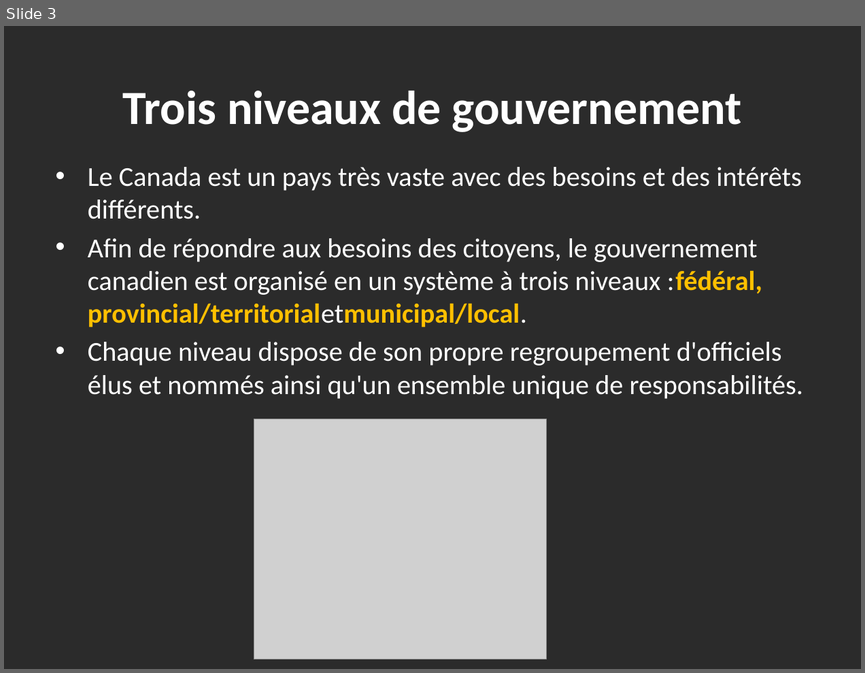
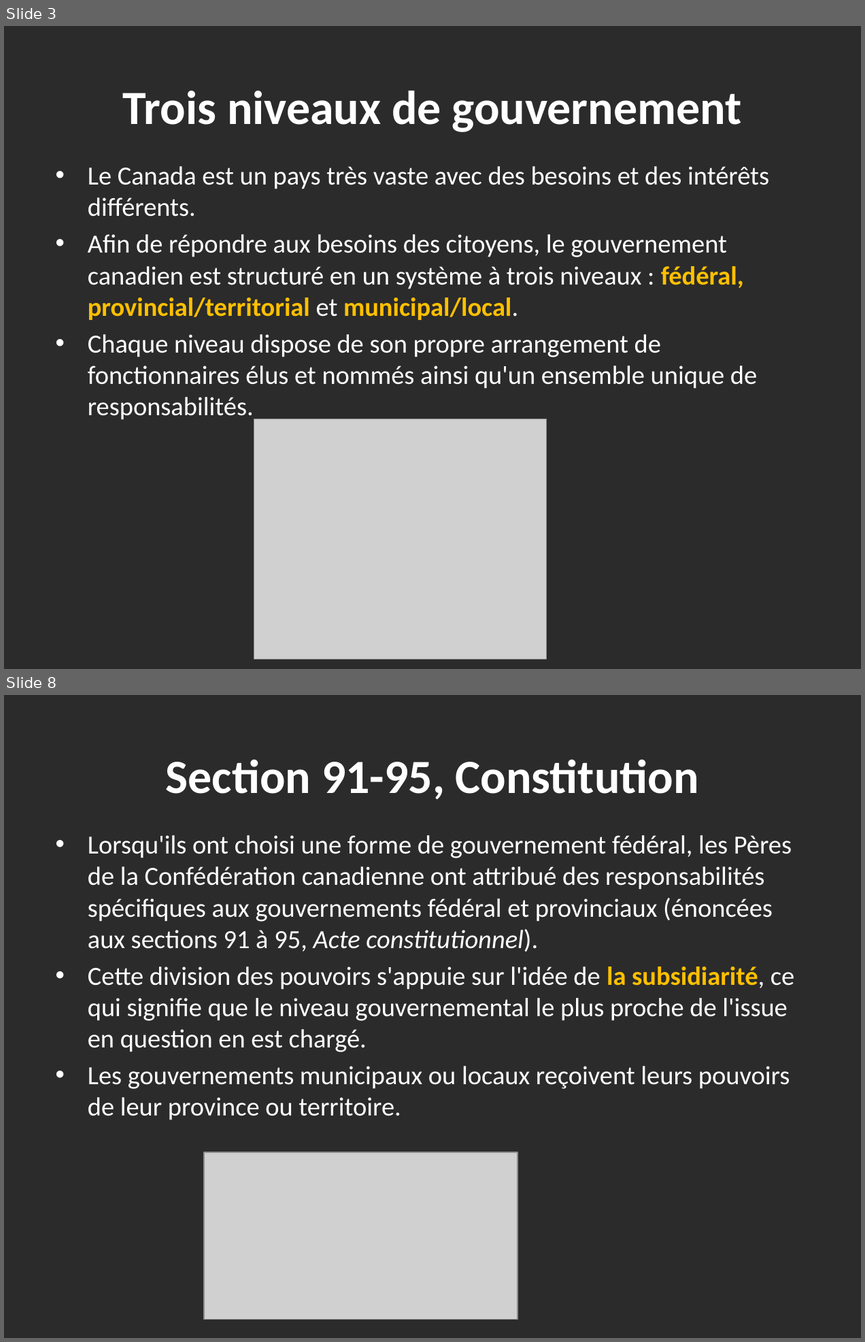
Before and after one commit to haomengqi00709/TranslationAPP, a slide deck: Output_ppt/PPT-3-Government-in-Canada1 (1)_fr_new_layout.pptx. Shown one above the other, each under a label of ours: slide 3 before the commit, slides 3 and 8 after it; the slides between them are not shown. The pictures are 865x673 and 865x1342 pixels, drawn with LibreOffice and Linux fonts; fonts in the diff are those of the drawing; grey boxes stand for pictures; background and template pictures are left out; a plain dark background stands for a picture behind light text. Boxes give left, top, right and bottom in pixels: in the first picture for what was removed or moved away, otherwise in the second. Text is boxed around its words. In the diff, an @@ line names an element or a change of style, - is before the commit and + after.

```diff
--- a/Output_ppt/PPT-3-Government-in-Canada1 (1)_fr_new_layout.pptx
+++ b/Output_ppt/PPT-3-Government-in-Canada1 (1)_fr_new_layout.pptx
@@ slide 8 added at [4,695,861,1338], background picture (left out) @@
@@ title added at [166,760,699,800], 40 pt, text #FFFFFF, bold @@
+Section 91-95, Constitution
@@ text added at [88,835,794,1120], 22 pt, text #FFFFFF @@
+• Lorsqu'ils ont choisi une forme de gouvernement fédéral, les Pères de la Confédération canadienne ont attribué des responsabilités spécifiques aux gouvernements fédéral et provinciaux (énoncées aux sections 91 à 95, Acte constitutionnel).
+• Cette division des pouvoirs s'appuie sur l'idée de la subsidiarité, ce qui signifie que le niveau gouvernemental le plus proche de l'issue en question en est chargé.
+• Les gouvernements municipaux ou locaux reçoivent leurs pouvoirs de leur province ou territoire.
@@ picture added at [204,1152,517,1319] @@
@@ slide 3 changed as well @@
@@ text at [88,166,769,216]: size 23 to 22 pt in "Le Canada est un pays très vaste ..." @@
@@ text at [88,234,757,420]: text changed; size 23 to 22 pt @@
-• Afin de répondre aux besoins des citoyens, le gouvernement canadien est organisé en un système à trois niveaux :fédéral, provincial/territorialetmunicipal/local.
-• Chaque niveau dispose de son propre regroupement d'officiels élus et nommés ainsi qu'un ensemble unique de responsabilités.
+• Afin de répondre aux besoins des citoyens, le gouvernement canadien est structuré en un système à trois niveaux : fédéral, provincial/territorial et municipal/local.
+• Chaque niveau dispose de son propre arrangement de fonctionnaires élus et nommés ainsi qu'un ensemble unique de responsabilités.
```
Also in this commit, not shown: 2 other slides changed, 6 other slides added, 21 other files.
